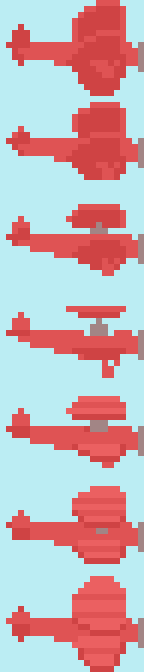
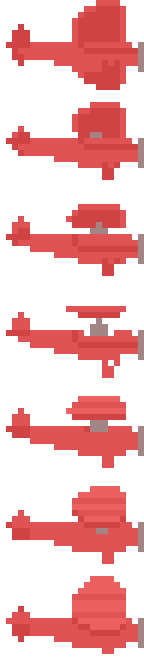
Before/after of a (144, 672) layered artwork. What changed in the layer stack:
added layer "Copie de Avion 1" above "Avion 2" over [6, 0, 144, 654]
renamed "Calque" to "Avion 1", hid it over [6, 0, 144, 672]
hid "Arrière-plan" over [0, 0, 144, 672]
